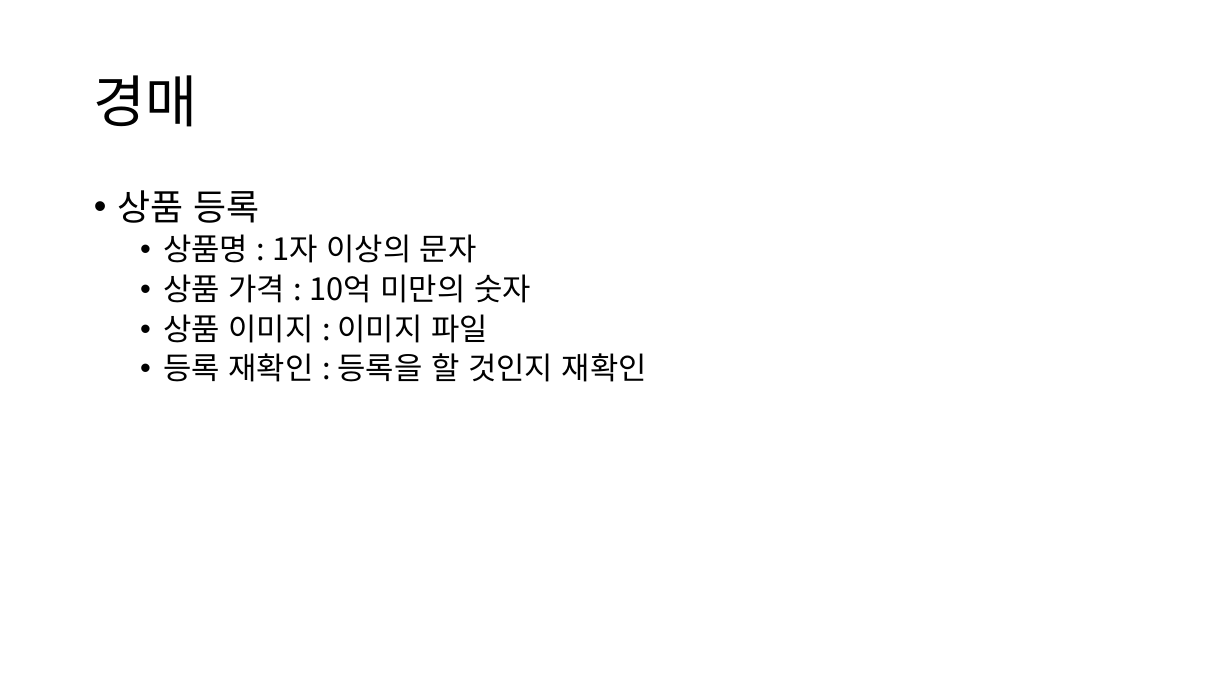
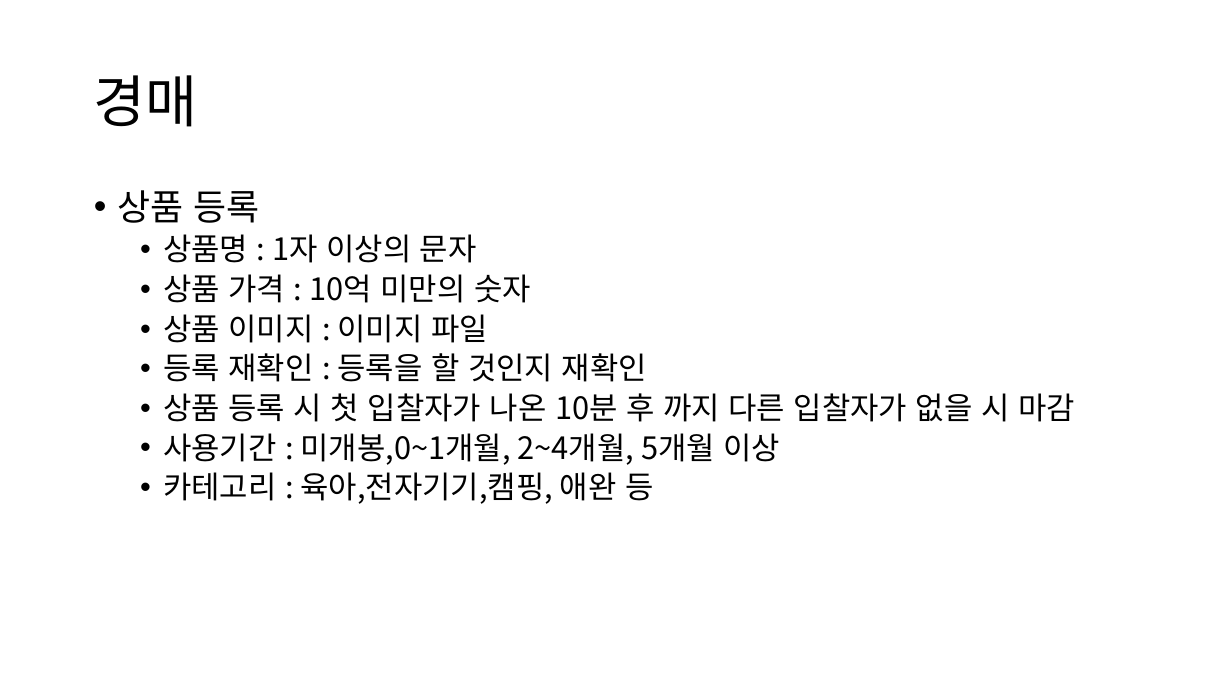
Before and after one commit to Singan/anabada-project, a slide deck: slide 4 of ppt/요구사항 명세서.pptx. Drawn at 1232x693 pixels with LibreOffice and Linux fonts; fonts in the diff are those of the drawing. Boxes give left, top, right and bottom in pixels: in the first picture for what was removed or moved away, otherwise in the second. Text is boxed around its words. In the diff, an @@ line names an element or a change of style, - is before the commit and + after.

```diff
--- a/ppt/요구사항 명세서.pptx
+++ b/ppt/요구사항 명세서.pptx
@@ text at (163,393,1075,504): paragraphs added @@
+  • 상품 등록 시 첫 입찰자가 나온 10분 후 까지 다른 입찰자가 없을 시 마감
+  • 사용기간 : 미개봉,0~1개월, 2~4개월, 5개월 이상
+  • 카테고리 : 육아,전자기기,캠핑, 애완 등
```
Also in this commit, not shown: 1 other slide changed.
